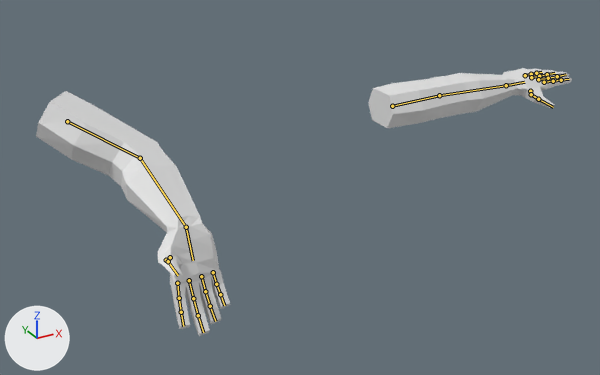
The Blender file Assets/Blender Lib/Animation/Weapons/Salt/FPSalt Fire.blend: old version first, new version second.
Both versions are drawn from a 50 mm lens placed at (-1.085, -2.23, 0.915), pointed at (0.049, -0.169, -0.115). Arrows for +X, +Y and +Z are at lower left; the lights stay in place. Both versions are drawn at frame 3 of the action 'FPSalt Fire'; the numbers are the values there. The bones that bend it are drawn over the model as lines.

The first picture shows 'FPArms Human Mesh'.
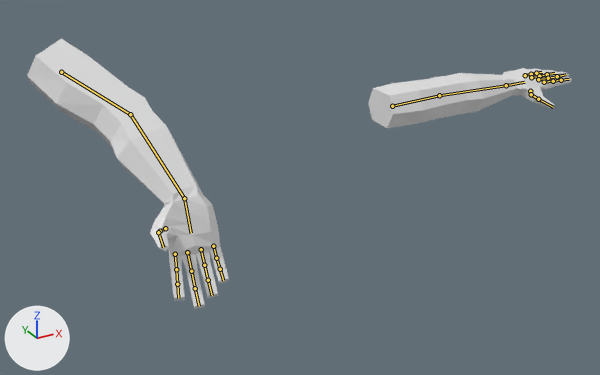
The change in detail:
Bone 'Upper Arm.R' (bone_upper_arm_r) moves from (0.141, 0.095, 0.048) to (0.28, 0.095, 0.048).
Bone 'IK Arm Pole.R' (bone_ik_arm_pole_r) moves from (-0.044, -0.493, -0.36) to (0.095, -0.493, -0.36).
Bone 'IK Arm Target.R' (bone_ik_arm_target_r) moves from (-0.06, -0.592, 0.414) to (0.02, -0.592, 0.414).

Boxes [x1, y1, x2, y2] around the edits, measured in the pictures (600 x 375 px):
'FPArms Human Mesh', posed
    before: [36, 68, 572, 336]
    after: [27, 39, 572, 309]
bone 'Upper Arm.R', root to tip
    before: (67, 121) to (140, 158)
    after: (61, 72) to (130, 114)
